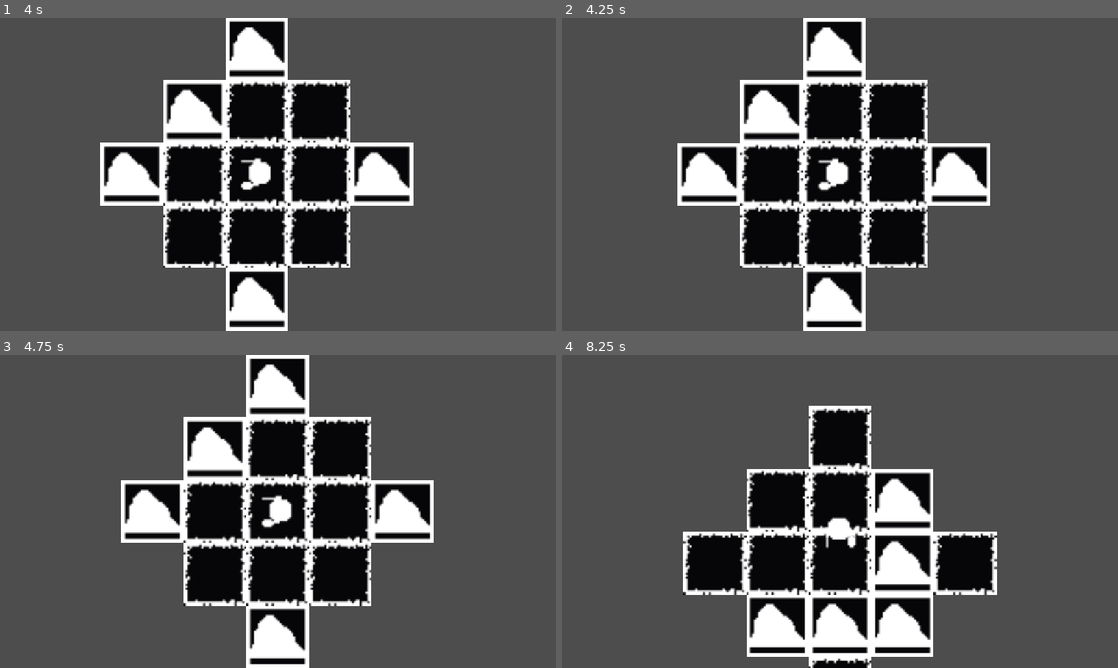
Above: before the commit, frames 1-4 (two rows, left to right).
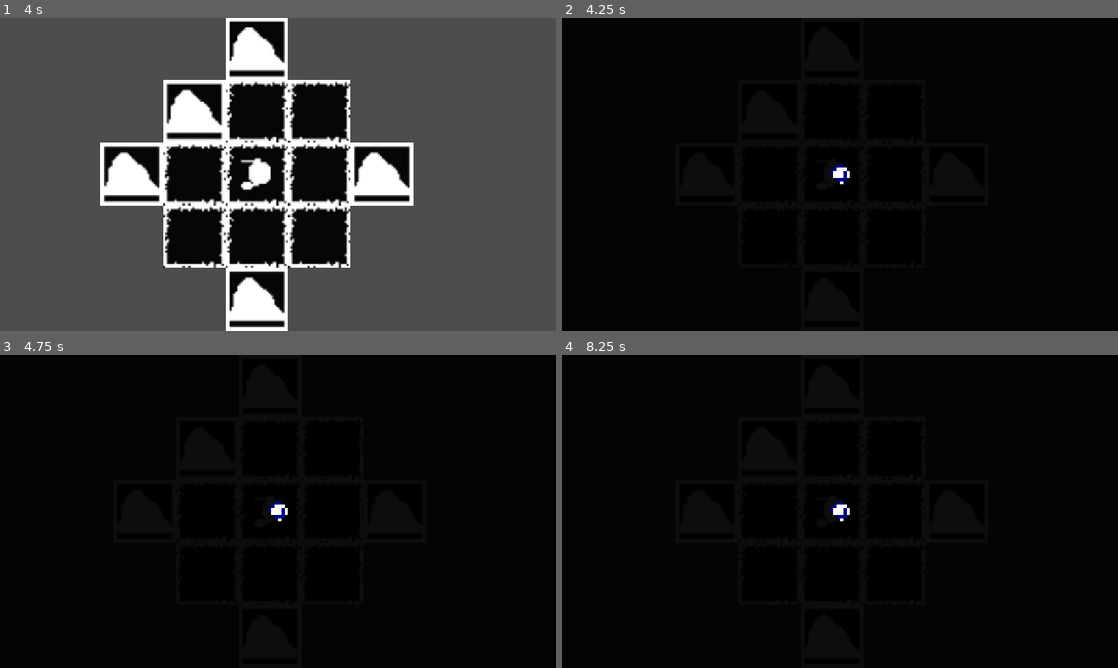
Above: after the commit, the same moments.

Repository: raysilent7/dot-adventures
Game: Godot game, scene res://board/objects/board.tscn
The game is run twice, just before and just after one commit, with the same random seed, the same clock (stepped at 60 frames per second) and the same inputs.
Inputs:
- Up to frame 1 (4 s): hold D (right) 0.53-1.28 s; hold S (down) 1.28-2.03 s; hold D (right) 2.03-2.78 s; hold W (up) 2.78-3.53 s; hold A (left) from 3.53 s (still down)
- Up to frame 2 (4.25 s): keep holding A (left); tap M (map, bound only after the commit) at 4.15 s
- Up to frame 3 (4.75 s): keep holding A (left)
- Up to frame 4 (8.25 s): release A (left) at 5.03 s; hold S (down) 5.03-5.78 s; hold D (right) 5.78-6.53 s; hold W (up) 6.53-7.28 s; hold D (right) 7.28-8.03 s; hold S (down) from 8.03 s (still down)

Frame 1 is identical in both runs. In frame 2, 85% of the frame differs, in the area x 0-100%, y 0-100%; in frame 3, 85%; in frame 4, 86%.

Commit message:
criando mapa para o jogador consultar
criando mapa para o jogador consultar

Diff:
--- a/board/objects/board.tscn
+++ b/board/objects/board.tscn
@@ -4,6 +4,7 @@
 [ext_resource type="Texture2D" uid="uid://ccg2fv3maqqmh" path="res://board/objects/square.png" id="2_nlxxq"]
 [ext_resource type="Texture2D" uid="uid://doy5xbyrn1xge" path="res://board/objects/square mountain.png" id="3_ls1qu"]
 [ext_resource type="PackedScene" uid="uid://d1shvnbxdjalc" path="res://player/objects/player.tscn" id="3_s14mr"]
+[ext_resource type="Script" uid="uid://4tqffu8737a1" path="res://board/scripts/mapUi.gd" id="5_3t3t1"]
 
 [node name="board" type="Node2D" unique_id=231839482]
 z_index = -100
@@ -14,3 +15,34 @@
 [node name="tiles" type="Node2D" parent="." unique_id=714023097]
 
 [node name="player" parent="." unique_id=1733245073 instance=ExtResource("3_s14mr")]
+
+[node name="mapUI" type="CanvasLayer" parent="." unique_id=596509451]
+process_mode = 3
+layer = 10
+visible = false
+
+[node name="mapBG" type="ColorRect" parent="mapUI" unique_id=1768642939]
+anchors_preset = 15
+anchor_right = 1.0
+anchor_bottom = 1.0
+grow_horizontal = 2
+grow_vertical = 2
+color = Color(0, 0, 0, 0.95000005)
+
+[node name="panel" type="Control" parent="mapUI" unique_id=1660437832]
+process_mode = 3
+layout_mode = 3
+anchors_preset = 8
+anchor_left = 0.5
+anchor_top = 0.5
+anchor_right = 0.5
+anchor_bottom = 0.5
+offset_left = -20.0
+offset_top = -20.0
+offset_right = 20.0
+offset_bottom = 20.0
+grow_horizontal = 2
+grow_vertical = 2
+script = ExtResource("5_3t3t1")
+
+[node name="mapContainer" type="Node2D" parent="mapUI/panel" unique_id=1492277250]
--- a/board/scripts/board.gd
+++ b/board/scripts/board.gd
@@ -10,6 +10,7 @@
 var numTiles: int = 200
 var map = {}
 var tileSprites = {}
+var seenTiles = {}
 var boundary = []
 var directions = [Vector2(1,0), Vector2(-1,0), Vector2(0,1), Vector2(0,-1)]
 var drawnTiles = []
@@ -60,11 +61,16 @@
 	updateVisibility(randomPos)
 
 func updateVisibility(playerTile: Vector2):
-	for pos in tileSprites:
+	for pos in tileSprites.keys():
 		var dist = pos.distance_to(playerTile)
 		var sprite = tileSprites[pos]
 
-		sprite.visible = dist <= visionRadius
+		var visible = dist <= visionRadius
+		sprite.visible = visible
+
+		if visible:
+			seenTiles[pos] = true
+
 
 func fillEmptySpaces():
 	var min_x = 99999
--- /dev/null
+++ b/board/scripts/mapUi.gd
@@ -0,0 +1,67 @@
+extends Control
+
+@export var decorTexture: Texture2D
+@onready var mapContainer = $mapContainer
+@onready var mapUI = get_parent()
+
+var min_x = 99999
+var min_y = 99999
+var tileSize = 8
+
+func _process(delta: float) -> void:
+	if Input.is_action_just_pressed("map"):
+		mapUI.visible = not mapUI.visible
+
+		if mapUI.visible:
+			get_tree().paused = true
+			var board = get_tree().current_scene
+			updateMap(board.seenTiles, board.tileSprites)
+		else:
+			get_tree().paused = false
+
+func updateMap(seenTiles, tileSprites):
+	for child in mapContainer.get_children():
+		child.queue_free()
+
+	if seenTiles.size() == 0:
+		return
+
+	var min_x = 99999
+	var max_x = -99999
+	var min_y = 99999
+	var max_y = -99999
+
+	for pos in seenTiles.keys():
+		min_x = min(min_x, pos.x)
+		max_x = max(max_x, pos.x)
+		min_y = min(min_y, pos.y)
+		max_y = max(max_y, pos.y)
+
+	var width = (max_x - min_x + 1) * tileSize
+	var height = (max_y - min_y + 1) * tileSize
+
+	mapContainer.position = Vector2(
+		(size.x - width) / 2,
+		(size.y - height) / 2
+	)
+
+	for pos in seenTiles.keys():
+		var tile = ColorRect.new()
+
+		var sprite = tileSprites[pos]
+		var is_walkable = sprite.texture == get_tree().current_scene.tileTexture
+
+		if is_walkable:
+			tile.color = Color.WHITE
+		else:
+			tile.color = Color.DARK_BLUE
+
+		tile.size = Vector2(tileSize, tileSize)
+
+		var normalized = Vector2(
+			pos.x - min_x,
+			pos.y - min_y
+		)
+
+		tile.position = normalized * tileSize
+		mapContainer.add_child(tile)
--- a/player/scripts/player.gd
+++ b/player/scripts/player.gd
@@ -13,6 +13,9 @@
 	map = board.map
 
 func _process(delta):
+	controlPlayerActions()
+
+func controlPlayerActions():
 	if isMoving:
 		return
 
--- a/project.godot
+++ b/project.godot
@@ -49,6 +49,11 @@
 "events": [Object(InputEventKey,"resource_local_to_scene":false,"resource_name":"","device":-1,"window_id":0,"alt_press …(191 unchanged characters)…
 ]
 }
+map={
+"deadzone": 0.2,
+"events": [Object(InputEventKey,"resource_local_to_scene":false,"resource_name":"","device":-1,"window_id":0,"alt_pressed":false,"shift_pressed":false,"ctrl_pressed":false,"meta_pressed":false,"pressed":false,"keycode":0,"physical_keycode":77,"key_label":0,"unicode":109,"location":0,"echo":false,"script":null)
+]
+}
 
 [physics]
 
Not shown, added: board/scripts/mapUi.gd.uid
